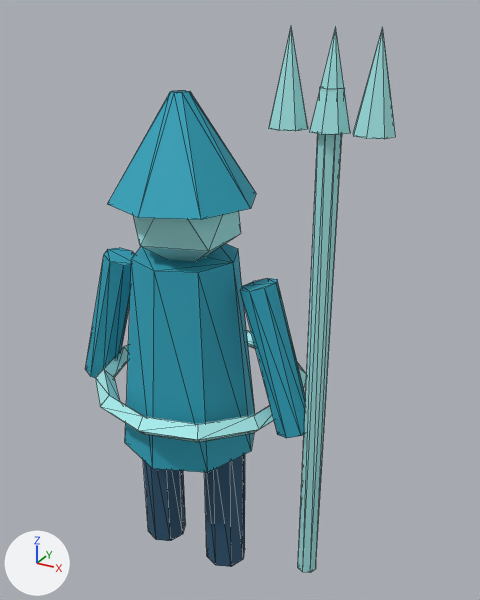
Before and after pictures for a commit that changed the glTF model assets/models/hero_tide_walker.glb.
One viewpoint serves both versions: a camera (50 mm lens) standing at (1.49, -2.23, 2.52) and looking at (0.17, 0.17, 1.33). Arrows for +X, +Y and +Z are at lower left; the lights stay in place. The older version comes first. Mesh edges are drawn as thin lines.

The scene before the commit, as lines of its bpy script (objects in view):
```python
mat_tide_pearl = principled_material('tide_pearl')
mat_tide_pearl.base_color = (0.42, 0.86, 0.86)  # cyan #adefef
mat_tide_pearl.metallic = 0.32
mat_tide_pearl.roughness = 0.72
me_cylinder_019 = bpy.data.meshes.new('Cylinder.019')
me_cylinder_019.from_pydata(...)  # 199 vertices, 354 faces; spans x -0.61..0.85, y -0.41..0.61, z 0.0..2.47
# faces by material slot: [56, 112, 186]
me_cylinder_019.materials.append(mat_tide_navy)  # dark blue #305976
me_cylinder_019.materials.append(mat_tide_ocean)  # cyan #30aac2
me_cylinder_019.materials.append(mat_tide_pearl)  # cyan #adefef
ob_hero_tide_walker = bpy.data.objects.new('hero_tide_walker', me_cylinder_019)
ob_hero_tide_walker.location = (0.0, 0.0, 0.0)
```
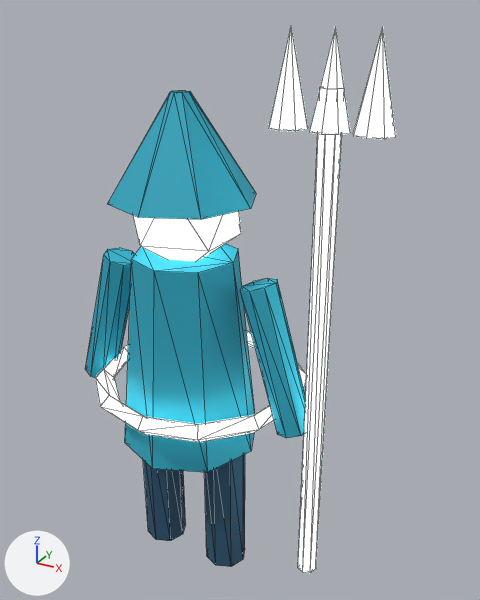
Where the change shows, as pixel boxes (x1, y1, x2, y2) in the pictures (480 x 600 px):
'hero_tide_walker', surface changed (lighter)
    both: (89, 26, 396, 573)

The change, as a list of edits to the scene's bpy script:
```text
Change mat_tide_pearl:
    add mat_tide_pearl.emission_strength = 2.2
```
